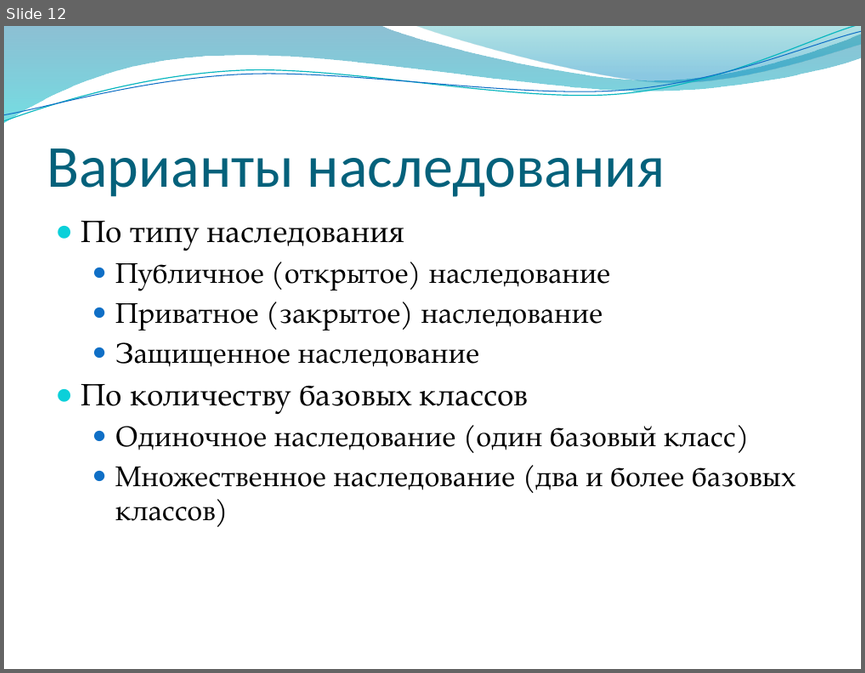
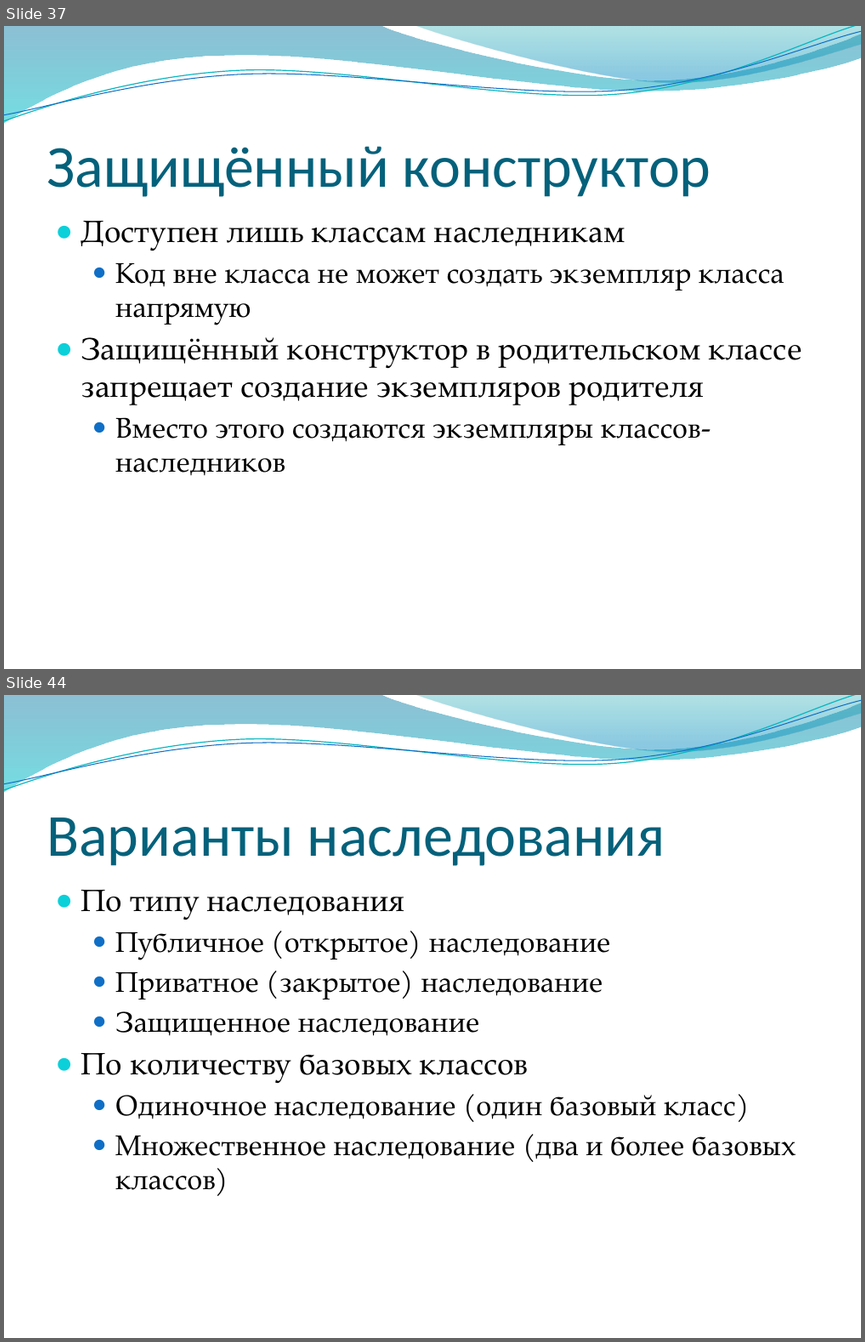
Before and after one commit to alexey-malov/oop, a slide deck: lectures/03/Наследование и полиморфизм.pptx. Shown one above the other, each under a label of ours: slide 12 before the commit, slides 37 and 44 after it; the slides between them are not shown. The pictures are 865x673 and 865x1342 pixels, drawn with LibreOffice and Linux fonts; fonts in the diff are those of the drawing; background and template pictures are left out. Boxes give left, top, right and bottom in pixels: in the first picture for what was removed or moved away, otherwise in the second. Text is boxed around its words. In the diff, an @@ line names an element or a change of style, - is before the commit and + after.

```diff
--- a/lectures/03/Наследование и полиморфизм.pptx
+++ b/lectures/03/Наследование и полиморфизм.pptx
@@ slide 37 added at [4,26,861,669], background picture (left out); not listed: 4 template elements that a slide beside it also shows @@
@@ title added at [46,146,711,197], 50 pt, text #04617B @@
+Защищённый конструктор
@@ text added at [81,221,802,476], 26 pt, text #000000 @@
+● Доступен лишь классам наследникам
+  ● Код вне класса не может создать экземпляр класса напрямую
+● Защищённый конструктор в родительском классе запрещает создание экземпляров родителя
+  ● Вместо этого создаются экземпляры классов-наследников
@@ what was slide 12 is now slide 44 @@
```
Also in this commit, not shown: 18 slides changed, 33 other slides added, 2 other files.
